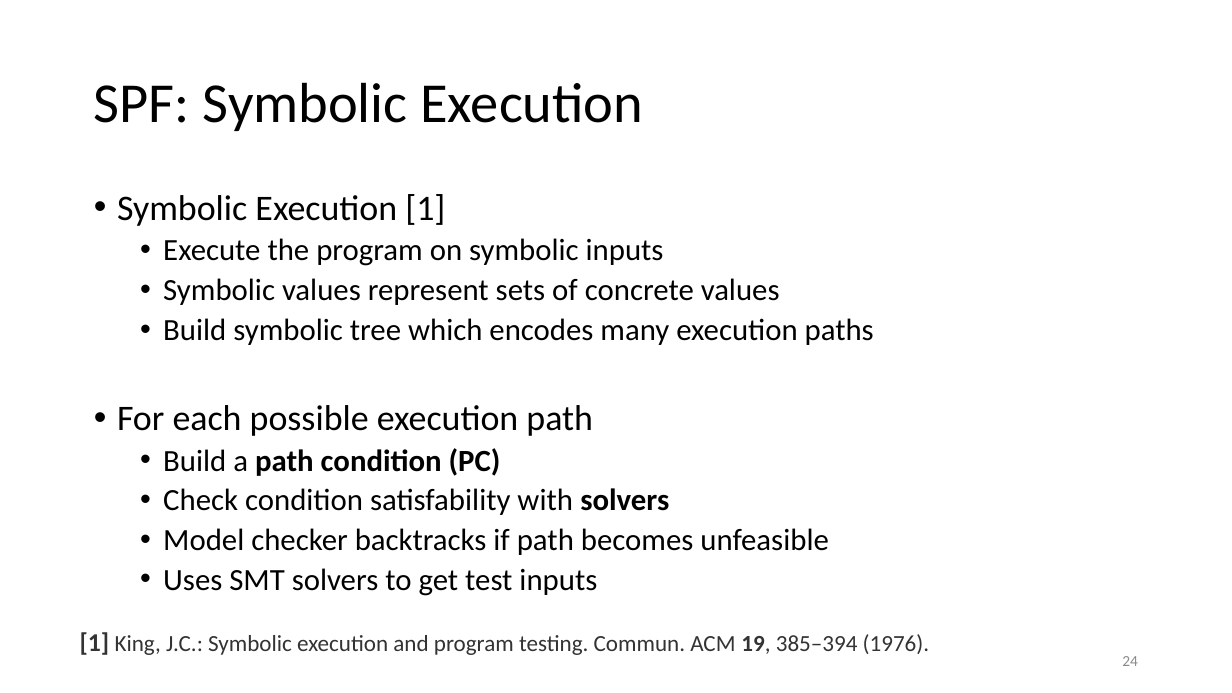
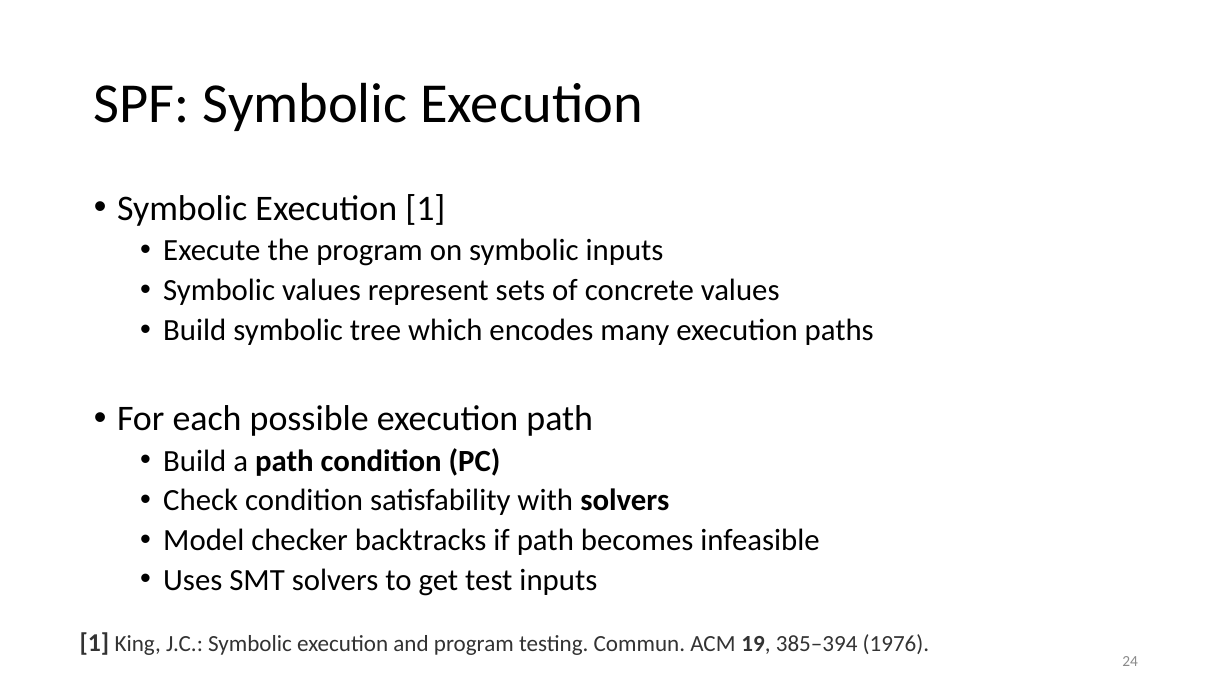
Before and after one commit to damorim/model-checking-tutorial, a slide deck: slide 24 of Program-Model-Checking.pptx. Drawn at 1232x693 pixels with LibreOffice and Linux fonts; fonts in the diff are those of the drawing. Boxes give left, top, right and bottom in pixels: in the first picture for what was removed or moved away, otherwise in the second. Text is boxed around its words. In the diff, an @@ line names an element or a change of style, - is before the commit and + after.

```diff
--- a/Program-Model-Checking.pptx
+++ b/Program-Model-Checking.pptx
@@ text at bbox=[163, 528, 819, 555]: text changed @@
-  • Model checker backtracks if path becomes unfeasible
+  • Model checker backtracks if path becomes infeasible
```
Also in this commit, not shown: 4 other slides changed, 1 other file.
